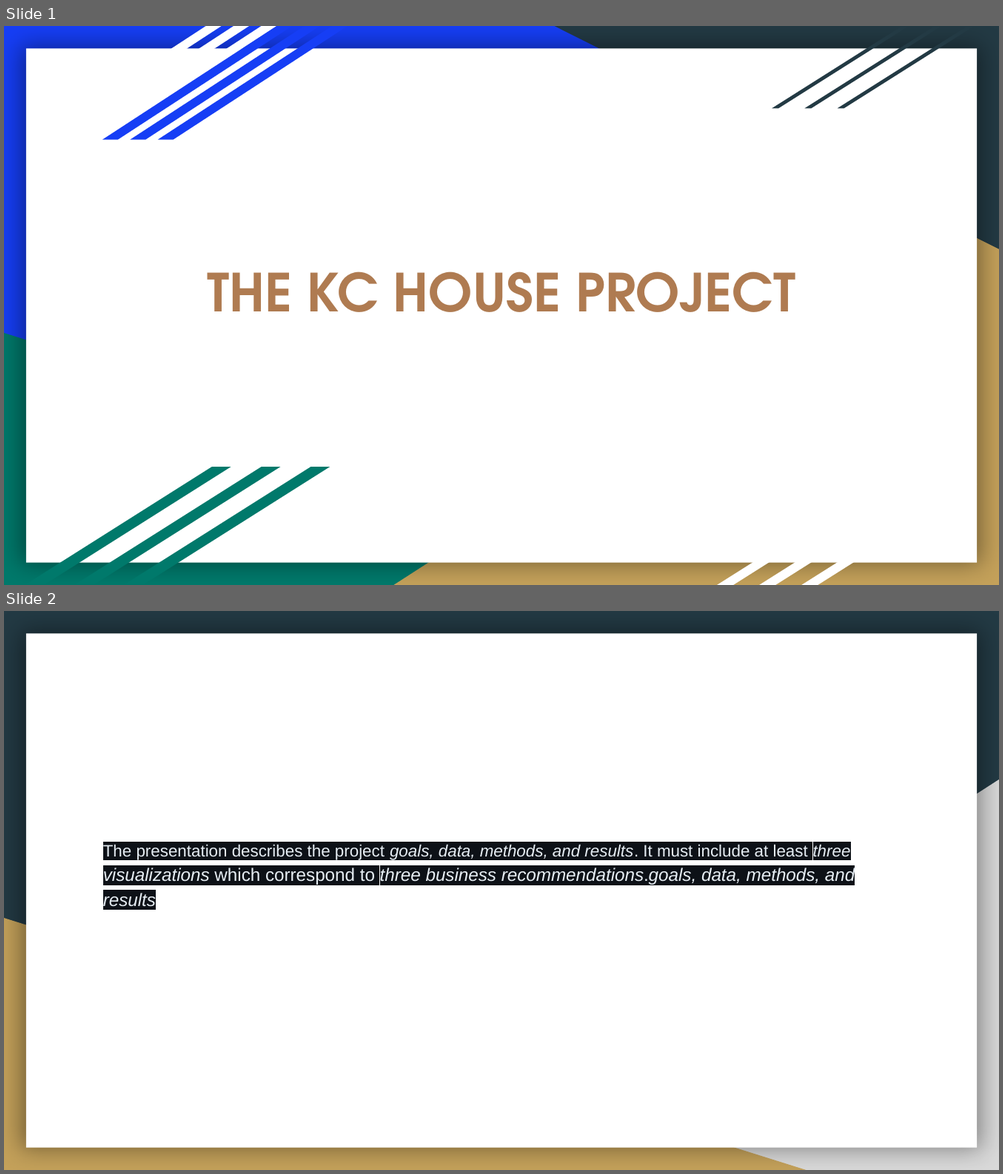
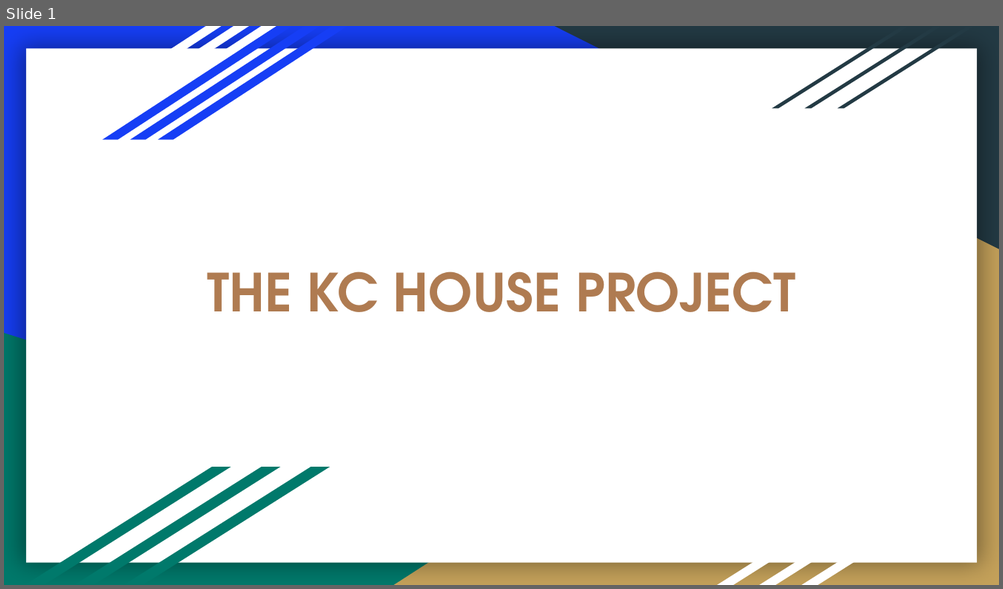
Before and after one commit to kibandichristine/-housings-sales-prediction, a slide deck: THE KC HOUSE PROJECT.pptx. Shown one above the other, each under a label of ours: slides 1 and 2 before the commit, slide 1 after it. The pictures are 1003x1174 and 1003x589 pixels, drawn with LibreOffice and Linux fonts; fonts in the diff are those of the drawing. Boxes give left, top, right and bottom in pixels: in the first picture for what was removed or moved away, otherwise in the second. Text is boxed around its words. In the diff, an @@ line names an element or a change of style, - is before the commit and + after.

```diff
--- a/THE KC HOUSE PROJECT.pptx
+++ b/THE KC HOUSE PROJECT.pptx
@@ slide 2 removed at (4, 611, 999, 1170), background #233A44; not listed: 1 template element that a slide beside it also shows @@
@@ right triangle removed at (394, 780, 999, 1170) @@
@@ text removed at (103, 844, 854, 907) @@
-The presentation describes the project goals, data, methods, and results. It must include at least three visualizations which correspond to three business recommendations.goals, data, methods, and results
@@ right triangle removed at (4, 918, 805, 1170) @@
```
Also in this commit, not shown: 6 slides added, 1 other file.
